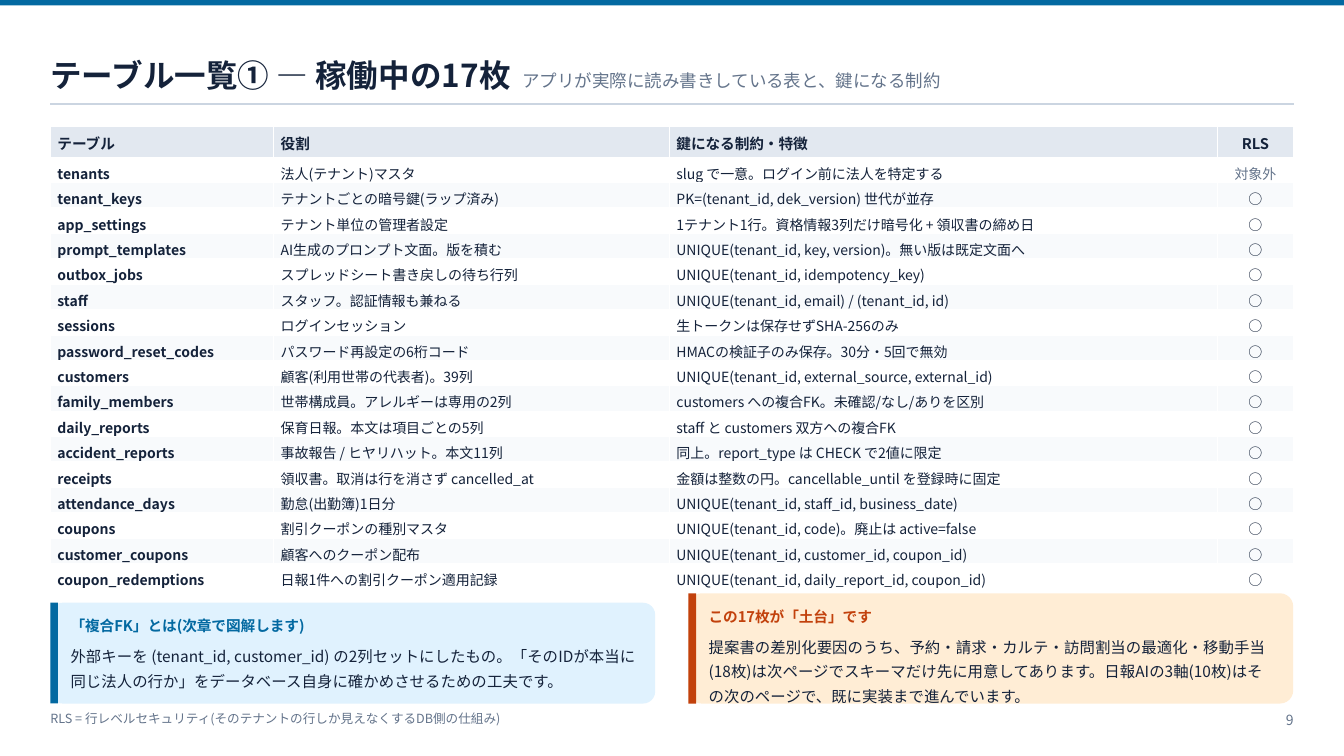
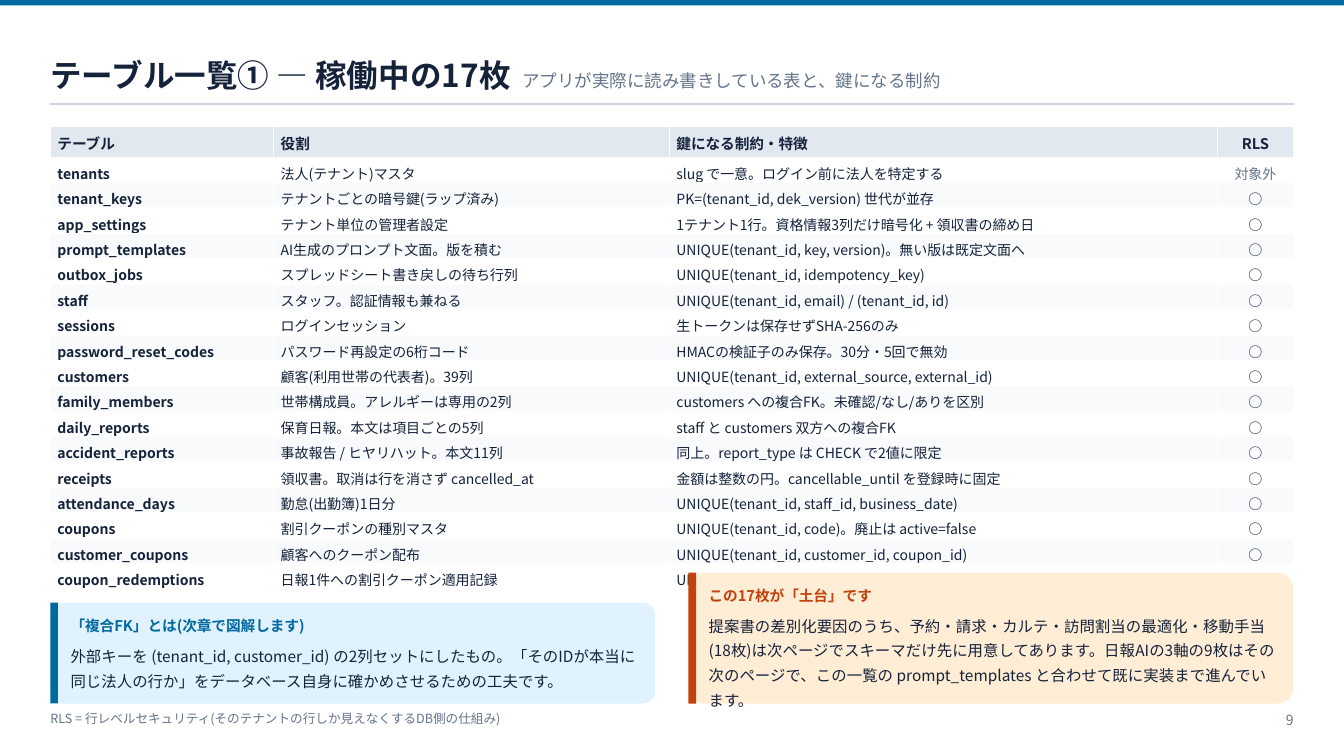
Before and after one commit to ohru131/katahimo-app, a slide deck: slide 9 of doc/slides/db-review.pptx. Drawn at 1344x756 pixels with LibreOffice and Linux fonts; fonts in the diff are those of the drawing. Boxes give left, top, right and bottom in pixels: in the first picture for what was removed or moved away, otherwise in the second. Text is boxed around its words. In the diff, an @@ line names an element or a change of style, - is before the commit and + after.

```diff
--- a/doc/slides/db-review.pptx
+++ b/doc/slides/db-review.pptx
@@ rounded rectangle: place and size @@
-rounded rectangle at [689, 594, 1294, 704]
+rounded rectangle at [689, 573, 1294, 704]
@@ rectangle: place and size @@
-rectangle at [689, 594, 696, 704]
+rectangle at [689, 573, 696, 704]
@@ text "この17枚が「土台」です": place and size @@
-text "この17枚が「土台」です" at [709, 609, 872, 624]
+text "この17枚が「土台」です" at [709, 588, 872, 603]
@@ text at [709, 619, 1275, 710]: text changed @@
-提案書の差別化要因のうち、予約・請求・カルテ・訪問割当の最適化・移動手当(18枚)は次ページでスキーマだけ先に用意してあります。日報AIの3軸(10枚)はその次のページで、既に実装まで進んでいます。
+提案書の差別化要因のうち、予約・請求・カルテ・訪問割当の最適化・移動手当(18枚)は次ページでスキーマだけ先に用意してあります。日報AIの3軸の9枚はその次のページで、この一覧の prompt_templates と合わせて既に実装まで進んでいます。
```
Also in this commit, not shown: 1 other slide changed, 21 other files.
